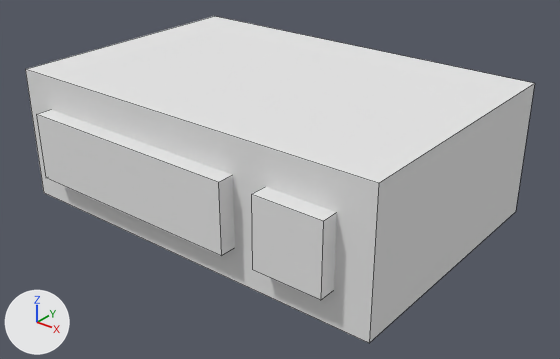
The OBJ model src/main/resources/assets/ivv/objmodels/parts/radiocopscanner.obj: old version first, new version second.
One viewpoint serves both versions: a 50 mm lens placed at (0.415, -0.509, 0.342), pointed at (0.02, -0.016, 0.036). The lights are fixed; the arrows at lower left show +X, +Y and +Z. Mesh edges are drawn as thin lines. Where no turn or scale is listed for an object, it has been applied to the vertices.

The first picture shows 'cube', 'knob', 'screen'.
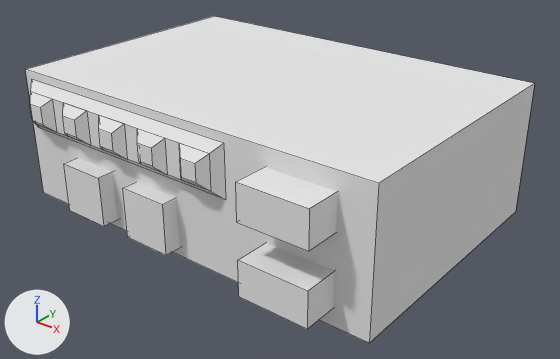
Changed parts and their boxes (x1, y1, x2, y2) in the pictures (560 x 359 px):
'screen', deleted: before (36, 110, 235, 256)
'thing', added: after (236, 167, 337, 329)
'knob', deleted: before (251, 187, 337, 300)
'ledbar', added: after (31, 80, 226, 200)
'knob3', added: after (123, 182, 179, 255)
'knob2', added: after (64, 158, 117, 226)
'led5', added: after (179, 143, 211, 191)
'led4', added: after (137, 129, 167, 174)
'led3', added: after (99, 115, 127, 159)
'led2', added: after (63, 103, 91, 145)
'led1', added: after (30, 92, 57, 132)

Edits to the bpy script that builds the scene:
```text
Add me_ledbar:
    me_ledbar.from_pydata([(0.055, -0.125, 0.117), (0.047, -0.133, 0.109), (0.047, -0.133, 0.078), (0.055, -0.125, 0.07), (-0.172, -0.133, 0.078), (-0.172, -0.133, 0.109), (-0.18, -0.125, 0.117), (-0.18, -0.125, 0.07)], [], [(0, 1, 2, 3), (4, 5, 6, 7), (5, 1, 0, 6), (3, 2, 4, 7), (2, 1, 5, 4), (6, 0, 3, 7)])
    me_ledbar.materials.append(mat_m_0)  # white #e7e7e7
Add me_led5:
    me_led5.from_pydata([(0.0469, -0.1328, 0.1094), (0.0391, -0.1406, 0.1016), (0.0391, -0.1406, 0.0859), (0.0469, -0.1328, 0.0781), (0.0234, -0.1406, 0.0859), (0.0234, -0.1406, 0.1016), (0.0156, -0.1328, 0.1094), (0.0156, -0.1328, 0.0781)], [], [(0, 1, 2, 3), (4, 5, 6, 7), (5, 1, 0, 6), (3, 2, 4, 7), (2, 1, 5, 4), (6, 0, 3, 7)])
    me_led5.materials.append(mat_m_0)  # white #e7e7e7
Add me_led4:
    me_led4.from_pydata([(0.0, -0.1328, 0.1094), (-0.0078, -0.1406, 0.1016), (-0.0078, -0.1406, 0.0859), (0.0, -0.1328, 0.0781), (-0.0234, -0.1406, 0.0859), (-0.0234, -0.1406, 0.1016), (-0.0312, -0.1328, 0.1094), (-0.0312, -0.1328, 0.0781)], [], [(0, 1, 2, 3), (4, 5, 6, 7), (5, 1, 0, 6), (3, 2, 4, 7), (2, 1, 5, 4), (6, 0, 3, 7)])
    me_led4.materials.append(mat_m_0)  # white #e7e7e7
Add me_led3:
    me_led3.from_pydata([(-0.0469, -0.1328, 0.1094), (-0.0547, -0.1406, 0.1016), (-0.0547, -0.1406, 0.0859), (-0.0469, -0.1328, 0.0781), (-0.0703, -0.1406, 0.0859), (-0.0703, -0.1406, 0.1016), (-0.0781, -0.1328, 0.1094), (-0.0781, -0.1328, 0.0781)], [], [(0, 1, 2, 3), (4, 5, 6, 7), (5, 1, 0, 6), (3, 2, 4, 7), (2, 1, 5, 4), (6, 0, 3, 7)])
    me_led3.materials.append(mat_m_0)  # white #e7e7e7
Add me_led2:
    me_led2.from_pydata([(-0.0938, -0.1328, 0.1094), (-0.1016, -0.1406, 0.1016), (-0.1016, -0.1406, 0.0859), (-0.0938, -0.1328, 0.0781), (-0.1172, -0.1406, 0.0859), (-0.1172, -0.1406, 0.1016), (-0.125, -0.1328, 0.1094), (-0.125, -0.1328, 0.0781)], [], [(0, 1, 2, 3), (4, 5, 6, 7), (5, 1, 0, 6), (3, 2, 4, 7), (2, 1, 5, 4), (6, 0, 3, 7)])
    me_led2.materials.append(mat_m_0)  # white #e7e7e7
Add me_led1:
    me_led1.from_pydata([(-0.1406, -0.1328, 0.1094), (-0.1484, -0.1406, 0.1016), (-0.1484, -0.1406, 0.0859), (-0.1406, -0.1328, 0.0781), (-0.1641, -0.1406, 0.0859), (-0.1641, -0.1406, 0.1016), (-0.1719, -0.1328, 0.1094), (-0.1719, -0.1328, 0.0781)], [], [(0, 1, 2, 3), (4, 5, 6, 7), (5, 1, 0, 6), (3, 2, 4, 7), (2, 1, 5, 4), (6, 0, 3, 7)])
    me_led1.materials.append(mat_m_0)  # white #e7e7e7
Remove ob_knob:
    ob_knob = bpy.data.objects.new('knob', me_knob)
Remove ob_screen:
    ob_screen = bpy.data.objects.new('screen', me_screen)
Add ob_thing:
    ob_thing = bpy.data.objects.new('thing', me_thing)  # a box spanning x 0.0938..0.1562, y -0.1562..-0.0938, z 0.0156..0.0469; a box spanning x 0.0938..0.1562, y -0.1562..-0.0937, z 0.0781..0.1094; in mat_m_0 (white #e7e7e7)
    ob_thing.location = (0.0, 0.0, 0.0)
Add ob_ledbar:
    ob_ledbar = bpy.data.objects.new('ledbar', me_ledbar)
    ob_ledbar.location = (0.0, 0.0, 0.0)
Add ob_led5:
    ob_led5 = bpy.data.objects.new('led5', me_led5)
    ob_led5.location = (0.0, 0.0, 0.0)
Add ob_led4:
    ob_led4 = bpy.data.objects.new('led4', me_led4)
    ob_led4.location = (0.0, 0.0, 0.0)
Add ob_led3:
    ob_led3 = bpy.data.objects.new('led3', me_led3)
    ob_led3.location = (0.0, 0.0, 0.0)
Add ob_led2:
    ob_led2 = bpy.data.objects.new('led2', me_led2)
    ob_led2.location = (0.0, 0.0, 0.0)
Add ob_led1:
    ob_led1 = bpy.data.objects.new('led1', me_led1)
    ob_led1.location = (0.0, 0.0, 0.0)
Add ob_knob3:
    ob_knob3 = bpy.data.objects.new('knob3', me_knob3)  # a box spanning x -0.0469..0.0, y -0.1406..-0.1094, z 0.0078..0.0547; in mat_m_0 (white #e7e7e7)
    ob_knob3.location = (0.0, 0.0, 0.0)
Add ob_knob2:
    ob_knob2 = bpy.data.objects.new('knob2', me_knob2)  # a box spanning x -0.125..-0.0781, y -0.1406..-0.1094, z 0.0078..0.0547; in mat_m_0 (white #e7e7e7)
    ob_knob2.location = (0.0, 0.0, 0.0)
```
